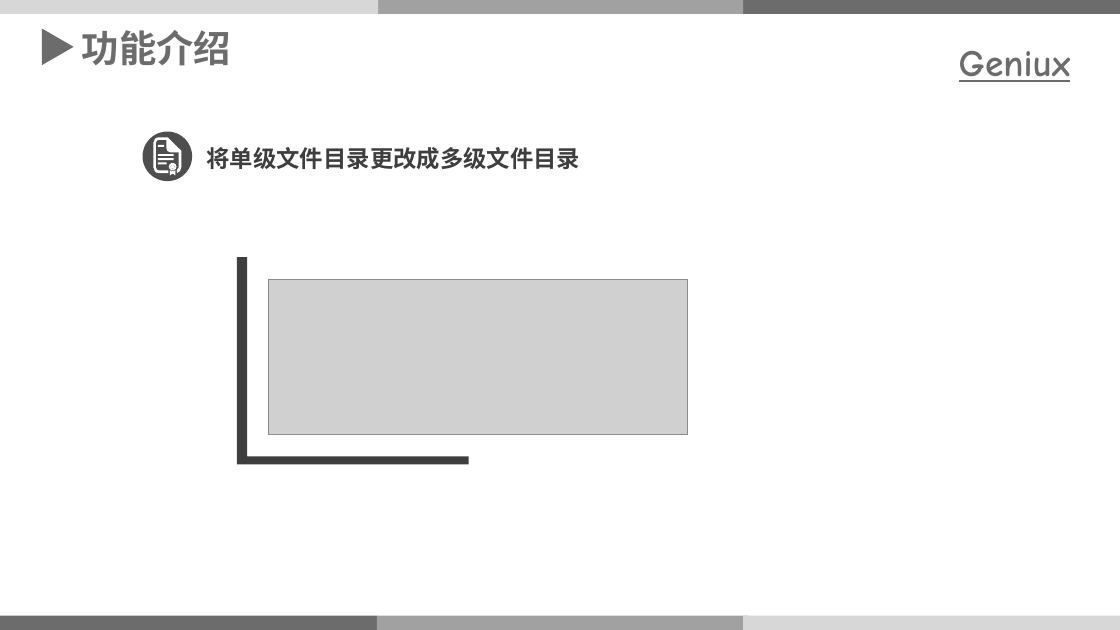
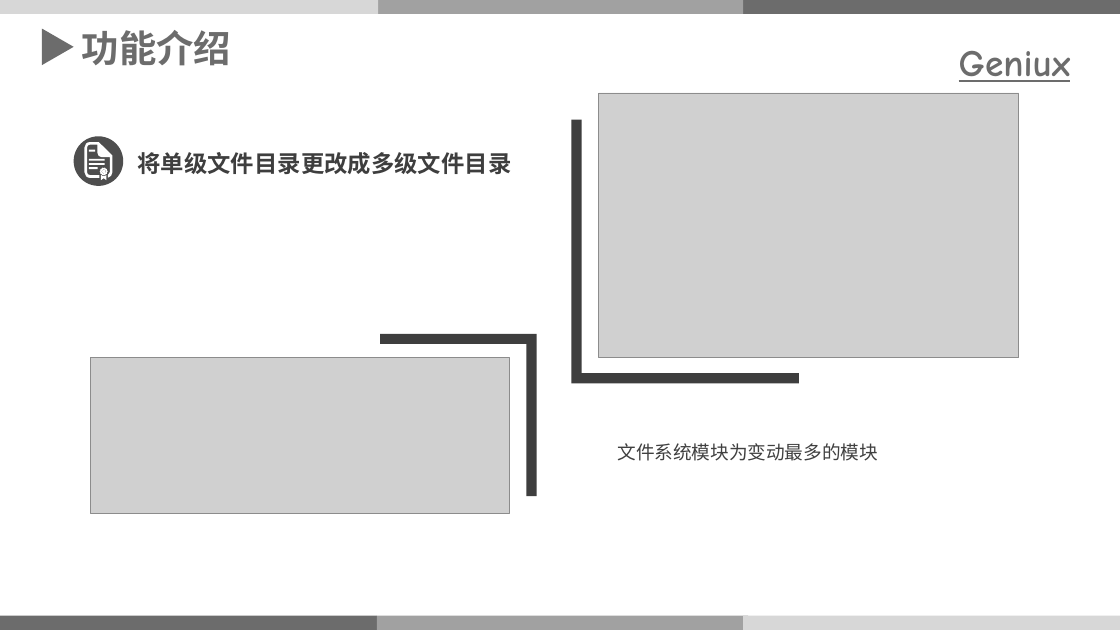
Before and after one commit to TJU-SSE-2018-OSLab/2018-OSLab, a slide deck: slide 9 of 操作系统答辩PPT.pptx. Drawn at 1120x630 pixels with LibreOffice and Linux fonts; fonts in the diff are those of the drawing; grey boxes stand for pictures; background and template pictures are left out. Boxes give left, top, right and bottom in pixels: in the first picture for what was removed or moved away, otherwise in the second. Text is boxed around its words. In the diff, an @@ line names an element or a change of style, - is before the commit and + after.

```diff
--- a/操作系统答辩PPT.pptx
+++ b/操作系统答辩PPT.pptx
@@ picture added at [599, 93, 1019, 358] @@
@@ freeform shape added at [572, 120, 799, 384], fill #3E3E3E @@
@@ rectangle: place and size @@
-rectangle at [158, 158, 174, 160]
+rectangle at [89, 159, 105, 160]
@@ rectangle: place and size @@
-rectangle at [158, 155, 174, 156]
+rectangle at [89, 163, 105, 165]
@@ 3 freeform shapes, 2 rectangles, 2 ellipses, 1 text: place and size @@
-3 freeform shapes, 2 rectangles, 2 ellipses, 1 text at [143, 132, 580, 181]
+3 freeform shapes, 2 rectangles, 2 ellipses, 1 text at [74, 136, 511, 186]
@@ picture: place and size @@
-picture at [269, 280, 688, 435]
+picture at [90, 358, 509, 513]
@@ freeform shape at [381, 334, 537, 496]: rotation 90 to 0 degrees; outline redrawn @@
@@ text removed at [455, 401, 495, 434] @@
-cd
@@ text added at [618, 443, 878, 461], 16 pt, text #404040 @@
+文件系统模块为变动最多的模块
```
Also in this commit, not shown: 3 other slides changed, 12 slides removed, 2 other files.
